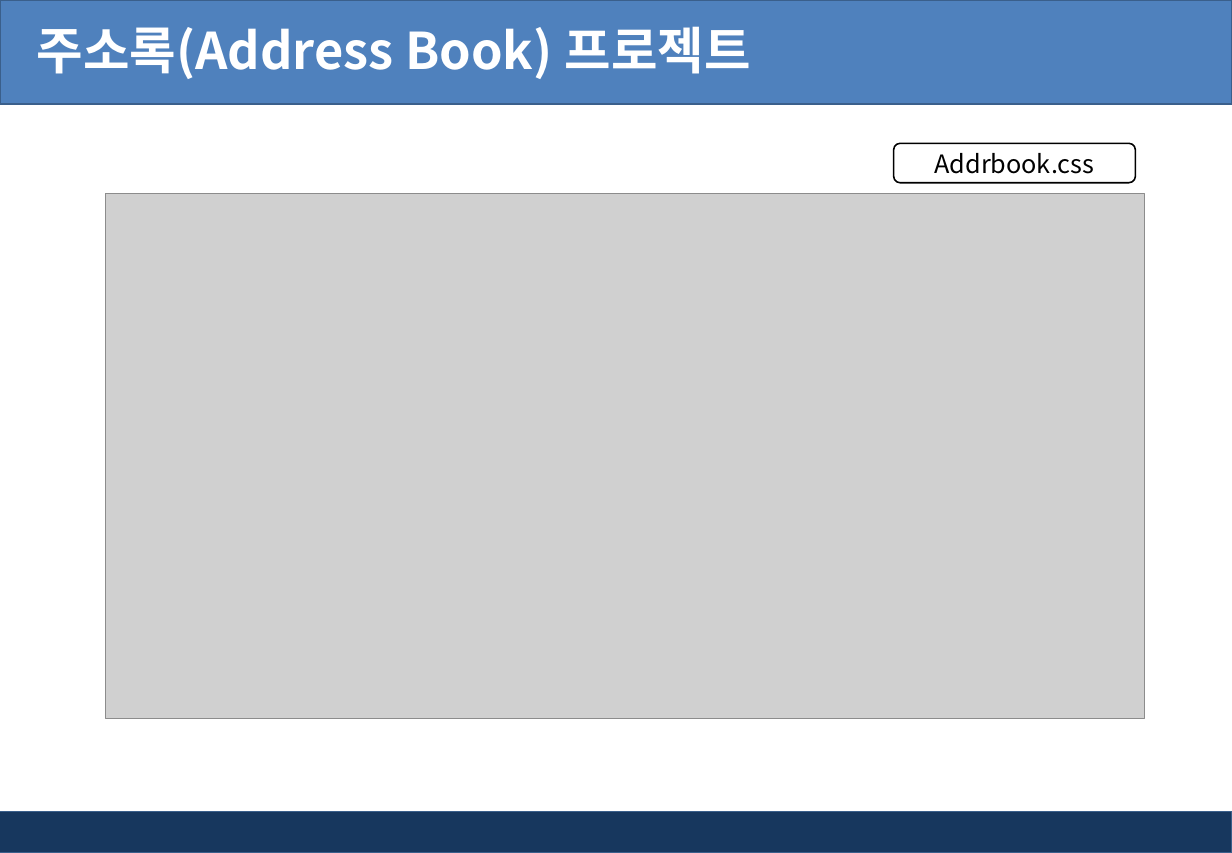
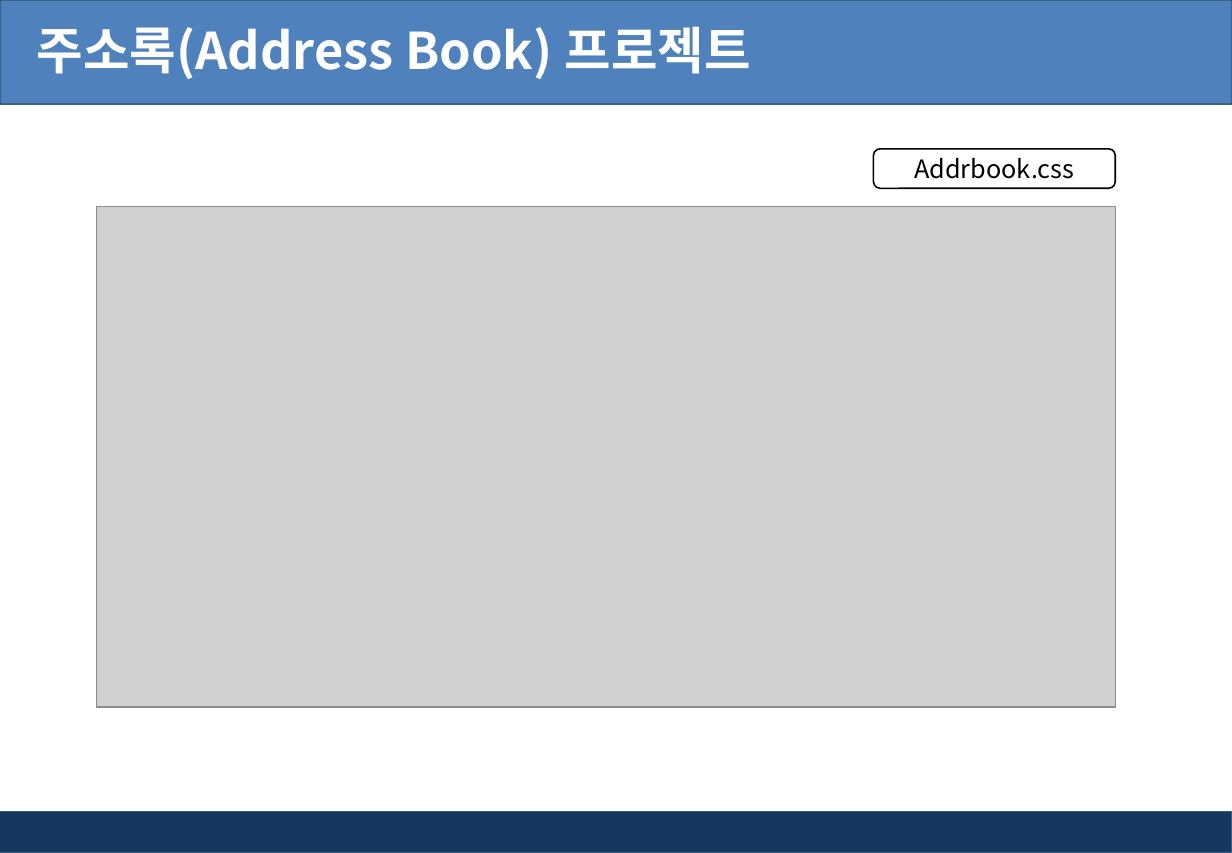
Before and after one commit to pshho/ngreen_project, a slide deck: slide 9 of jspWorks/자료/jsp_ppt/주소록 프로젝트(DB 연결 않음).pptx (slide 7 before the commit). Drawn at 1232x853 pixels with LibreOffice and Linux fonts; fonts in the diff are those of the drawing; grey boxes stand for pictures; background and template pictures are left out. Boxes give left, top, right and bottom in pixels: in the first picture for what was removed or moved away, otherwise in the second. Text is boxed around its words. In the diff, an @@ line names an element or a change of style, - is before the commit and + after.

```diff
--- a/jspWorks/자료/jsp_ppt/주소록 프로젝트(DB 연결 않음).pptx
+++ b/jspWorks/자료/jsp_ppt/주소록 프로젝트(DB 연결 않음).pptx
@@ rounded rectangle "Addrbook.css": place and size @@
-rounded rectangle "Addrbook.css" at <box>894,143,1136,183</box>
+rounded rectangle "Addrbook.css" at <box>874,149,1116,189</box>
@@ picture: place and size @@
-picture at <box>106,193,1144,719</box>
+picture at <box>97,207,1116,708</box>
```
Also in this commit, not shown: 9 other slides changed, 6 slides removed, 46 other files.
